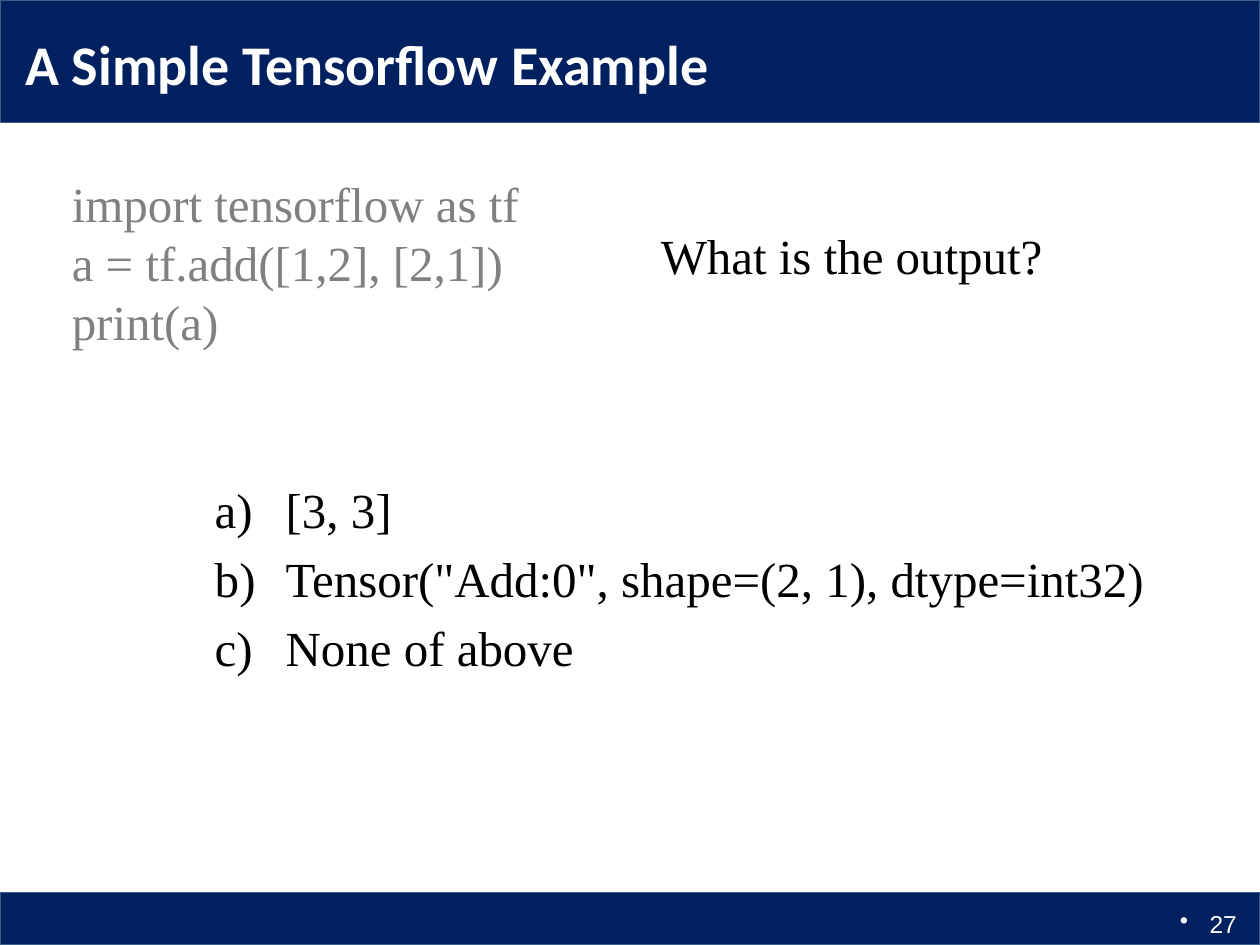
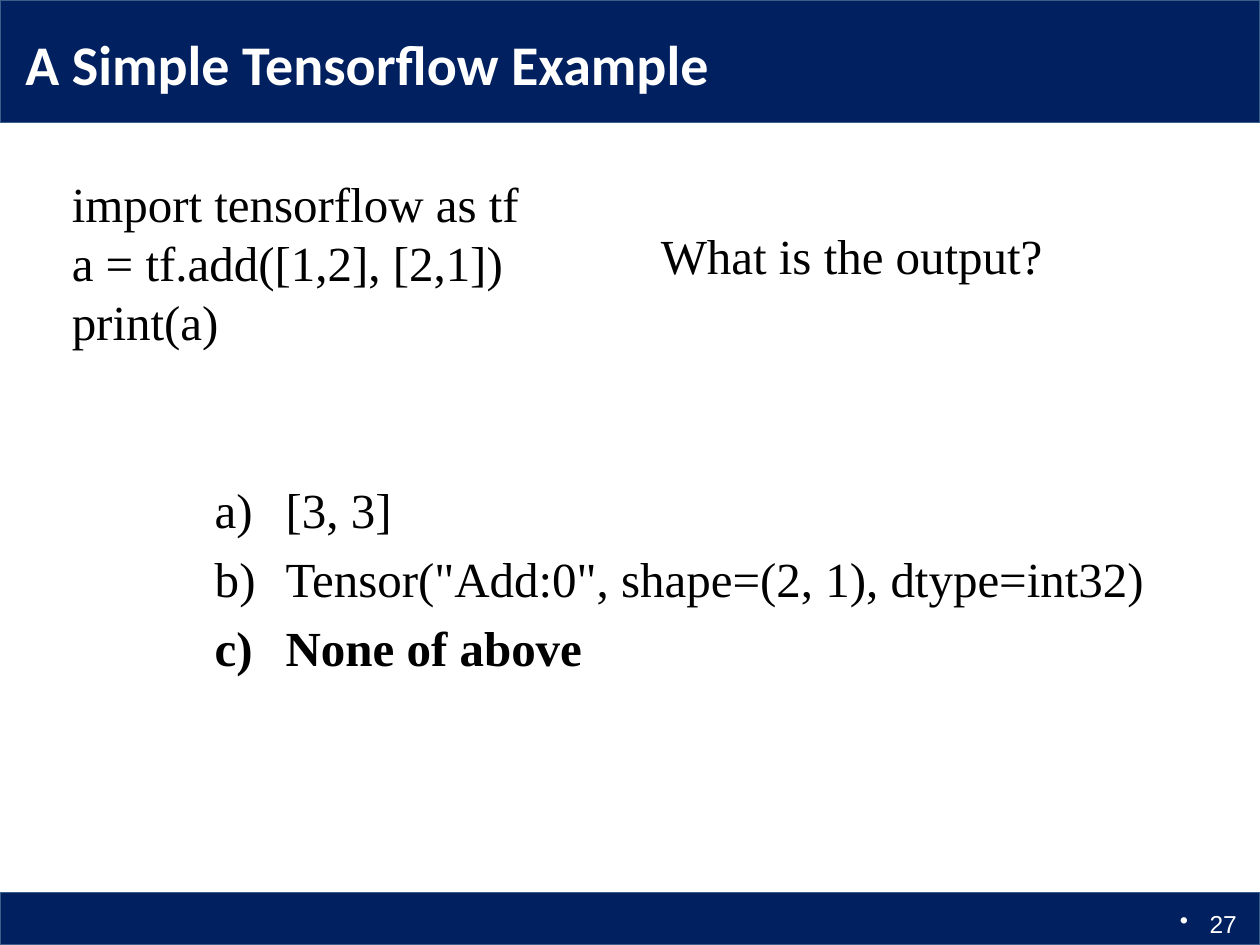
Before and after one commit to Columbia6894/Columbia6894.github.io, a slide deck: slide 27 of lecture/lecture1_llcao.pptx. Drawn at 1260x945 pixels with LibreOffice and Linux fonts; fonts in the diff are those of the drawing. Boxes give left, top, right and bottom in pixels: in the first picture for what was removed or moved away, otherwise in the second. Text is boxed around its words. In the diff, an @@ line names an element or a change of style, - is before the commit and + after.

```diff
--- a/lecture/lecture1_llcao.pptx
+++ b/lecture/lecture1_llcao.pptx
@@ text "import tensorflow as tf a ..." at box(72, 187, 519, 349): text colour #808080 to #000000 @@
@@ text at box(286, 631, 582, 667): bold on in "None of above" @@
```
Also in this commit, not shown: 7 other slides changed, 1 other file.
